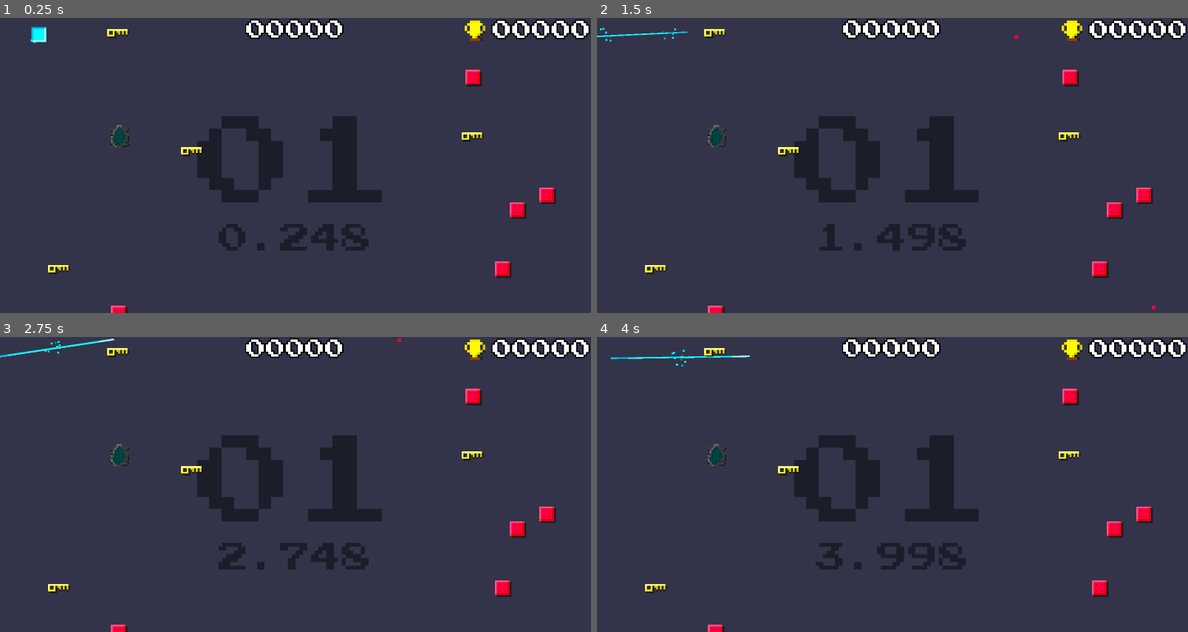
Above: before the commit, frames 1-4 (two rows, left to right).
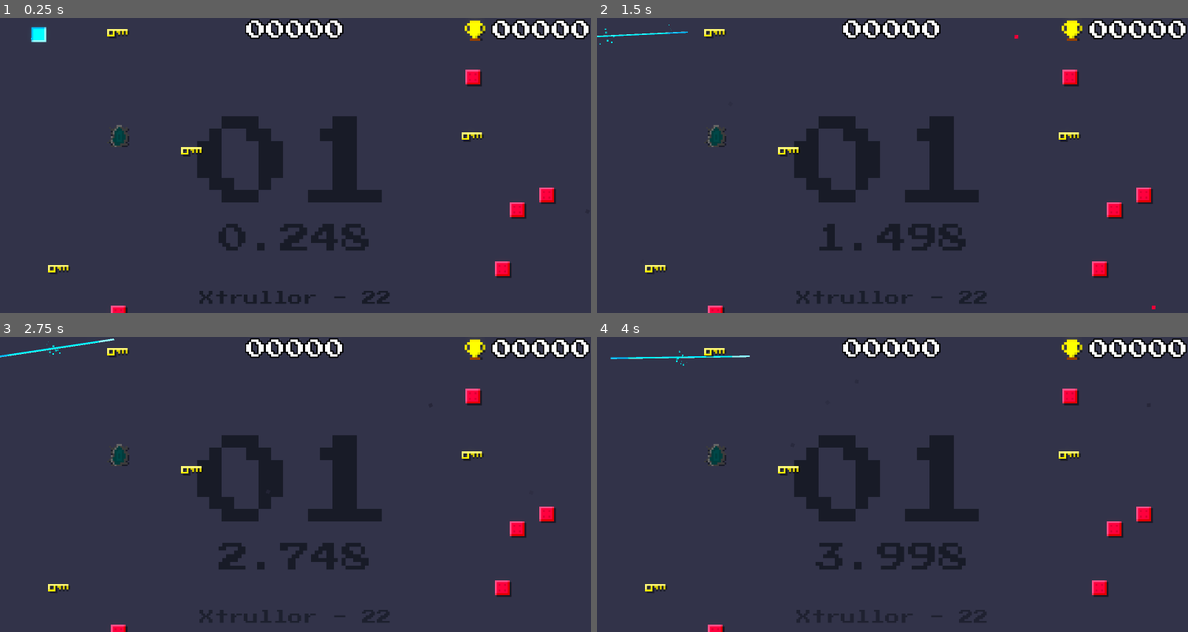
Above: after the commit, the same moments.

Repository: veprogames/gododger
Game: Godot game, scene res://level/level.tscn
Two runs of this game, one before a commit and one after it. Both use one fixed random seed, a clock stepped at 60 frames per second and the inputs below.
Inputs (mouse positions are in pixels of both pictures, inside the frame that each line leads up to):
- Up to frame 1 (0.25 s): no input
- Up to frame 2 (1.5 s): move the mouse to (922, 165) at 0.52 s; move the mouse to (862, 165) at 1.27 s
- Up to frame 3 (2.75 s): move the mouse to (307, 478) at 2.02 s
- Up to frame 4 (4 s): move the mouse to (886, 490) at 2.77 s; move the mouse to (933, 487) at 3.52 s

The runs differ from the first frame. In frame 1, 0.4% of the frame differs, in the area x 5-66%, y 6-97%; in frame 2, 0.4%; in frame 3, 0.4%, in the area x 7-68%, y 0-97%; in frame 4, 0.4%.

Commit message:
music syncronization

Diff:
--- a/behavior/behavior.gd
+++ b/behavior/behavior.gd
@@ -2,7 +2,7 @@
 extends Node
 
 @export var enemy: Enemy
-@export var bpm: int = 128
+@export var bpm: int = 222
 ## used in conjunction of stage lvl to calc
 ## scaling difficulty
 @export var level: int
@@ -14,4 +14,4 @@
 
 ## How many times per second based on bpm
 func get_bpm_rate() -> float:
-	return 60.0 / bpm
+	return bpm / 60.0
--- a/behavior/shoot/periodic_shoot_behavior.gd
+++ b/behavior/shoot/periodic_shoot_behavior.gd
@@ -16,7 +16,7 @@
 	bullet_speed = 75.0 + 0.5 * level
 	rotate_speed = randf_range(-PI / 20, PI / 20) * level
 
-	timer.wait_time = 0.5 / (get_bpm_rate() * speed)
+	timer.wait_time = 2 / (get_bpm_rate() * speed)
 
 func shoot_pattern() -> void:
 	enemy.play_shoot_animation()
--- /dev/null
+++ b/default_bus_layout.tres
@@ -0,0 +1,9 @@
+[gd_resource type="AudioBusLayout" load_steps=2 format=3 uid="uid://c62rkgm5h6y04"]
+
+[sub_resource type="AudioEffectSpectrumAnalyzer" id="AudioEffectSpectrumAnalyzer_raobf"]
+resource_name = "SpectrumAnalyzer"
+fft_size = 0
+
+[resource]
+bus/0/effect/0/effect = SubResource("AudioEffectSpectrumAnalyzer_raobf")
+bus/0/effect/0/enabled = true
--- a/enemyspawner/enemy_spawner.gd
+++ b/enemyspawner/enemy_spawner.gd
@@ -53,6 +53,7 @@
 		enemy.position = pos
 		for b in behaviors:
 			enemy.add_child(b)
+			b.bpm = level.get_bpm()
 		emit_signal("node_spawned", enemy)
 
 func spawn_nextlevel():
--- a/level/level.gd
+++ b/level/level.gd
@@ -11,6 +11,7 @@
 var highscore := 0
 
 @onready var spawner := $EnemySpawner as EnemySpawner
+@onready var music_player := $MusicPlayer as AudioStreamPlayer
 @onready var container_objects := $Objects
 @onready var container_keys := $Keys
 
@@ -66,3 +67,7 @@
 	keys_left.erase(key)
 	if len(keys_left) == 0:
 		everything_collected.emit()
+
+func get_bpm() -> int:
+	var stream = music_player.stream as AudioStreamOggVorbis
+	return stream.bpm if stream else 1
--- a/level/level.tscn
+++ b/level/level.tscn
@@ -6,6 +6,44 @@
 [ext_resource type="PackedScene" uid="uid://b3sfwgdvwgcs8" path="res://enemy/enemy.tscn" id="3_wgvs2"]
 [ext_resource type="PackedScene" uid="uid://c11qqxbj740as" path="res://nextlevel/next_level.tscn" id="5_kkr4l"]
 [ext_resource type="PackedScene" uid="uid://bu1132gssq8ij" path="res://ui/ui.tscn" id="6_1rctm"]
+[ext_resource type="AudioStream" uid="uid://dkrjj6w050t2m" path="res://music/22.ogg" id="7_6tw4s"]
+[ext_resource type="PackedScene" uid="uid://f71l5tvqj3os" path="res://musicsyncer/music_syncer.tscn" id="8_0ojrb"]
+
+[sub_resource type="Gradient" id="Gradient_hlobh"]
+offsets = PackedFloat32Array(0.0222222, 0.281481, 1)
+colors = PackedColorArray(1, 1, 1, 0, 1, 1, 1, 1, 1, 1, 1, 0)
+
+[sub_resource type="GradientTexture1D" id="GradientTexture1D_338jt"]
+gradient = SubResource("Gradient_hlobh")
+
+[sub_resource type="ParticleProcessMaterial" id="ParticleProcessMaterial_40tj0"]
+emission_shape = 3
+emission_box_extents = Vector3(250, 150, 1)
+particle_flag_disable_z = true
+spread = 180.0
+gravity = Vector3(0, 0, 0)
+initial_velocity_min = 10.0
+initial_velocity_max = 10.0
+orbit_velocity_min = 0.0
+orbit_velocity_max = 0.0
+angle_min = -720.0
+angle_max = 720.0
+scale_min = 2.0
+scale_max = 2.0
+color = Color(0.156863, 0.156863, 0.227451, 1)
+color_ramp = SubResource("GradientTexture1D_338jt")
+
+[sub_resource type="Environment" id="Environment_pddc8"]
+background_mode = 3
+glow_enabled = true
+glow_levels/3 = 0.0
+glow_levels/5 = 0.0
+glow_levels/6 = 1.0
+glow_levels/7 = 1.0
+glow_intensity = 1.0
+glow_strength = 1.25
+glow_blend_mode = 0
+glow_hdr_threshold = 0.6
 
 [node name="Level" type="Node2D"]
 script = ExtResource("1_v1ekr")
@@ -13,6 +51,10 @@
 [node name="Player" parent="." node_paths=PackedStringArray("camera") instance=ExtResource("1_5ibnl")]
 position = Vector2(-139, -71)
 camera = NodePath("../Camera2D")
+
+[node name="GPUParticles2D2" type="GPUParticles2D" parent="Player"]
+position = Vector2(139, 71)
+process_material = SubResource("ParticleProcessMaterial_40tj0")
 
 [node name="Camera2D" type="Camera2D" parent="."]
 zoom = Vector2(6, 6)
@@ -43,6 +85,17 @@
 
 [node name="Keys" type="Node2D" parent="."]
 
+[node name="MusicPlayer" type="AudioStreamPlayer" parent="."]
+stream = ExtResource("7_6tw4s")
+autoplay = true
+
+[node name="WorldEnvironment" type="WorldEnvironment" parent="."]
+environment = SubResource("Environment_pddc8")
+
+[node name="MusicSyncer" parent="." node_paths=PackedStringArray("environment", "camera") instance=ExtResource("8_0ojrb")]
+environment = NodePath("../WorldEnvironment")
+camera = NodePath("../Camera2D")
+
 [connection signal="died" from="Player" to="." method="_on_player_died"]
 [connection signal="finished" from="Player" to="." method="_on_player_finished"]
 [connection signal="key_collected" from="Player" to="." method="_on_player_key_collected"]
--- /dev/null
+++ b/musicsyncer/music_syncer.gd
@@ -0,0 +1,16 @@
+extends Node2D
+
+@export var environment: WorldEnvironment
+@export var camera: Camera2D
+var analyzer := AudioServer.get_bus_effect_instance(0, 0) as AudioEffectSpectrumAnalyzerInstance
+
+func _ready() -> void:
+	if not analyzer:
+		push_warning("Spectrum Analyzer not found!")
+
+# Called every frame. 'delta' is the elapsed time since the previous frame.
+func _process(_delta: float) -> void:
+	if analyzer:
+		var intensity := analyzer.get_magnitude_for_frequency_range(20, 20000).length()
+		environment.environment.glow_strength = 1.1 + intensity * 0.7
+		camera.offset = Vector2(randf_range(-1, 1), randf_range(-1, 1)) * intensity
--- /dev/null
+++ b/musicsyncer/music_syncer.tscn
@@ -0,0 +1,6 @@
+[gd_scene load_steps=2 format=3 uid="uid://f71l5tvqj3os"]
+
+[ext_resource type="Script" path="res://musicsyncer/music_syncer.gd" id="1_yxdoh"]
+
+[node name="MusicSyncer" type="Node2D"]
+script = ExtResource("1_yxdoh")
--- a/player/player.tscn
+++ b/player/player.tscn
@@ -14,6 +14,13 @@
 [sub_resource type="GradientTexture1D" id="GradientTexture1D_2hrin"]
 gradient = SubResource("Gradient_bqu5e")
 
+[sub_resource type="Curve" id="Curve_adx7a"]
+_data = [Vector2(0, 1), 0.0, 0.0, 0, 0, Vector2(1, 0), 0.0, 0.0, 0, 0]
+point_count = 2
+
+[sub_resource type="CurveTexture" id="CurveTexture_el28u"]
+curve = SubResource("Curve_adx7a")
+
 [sub_resource type="ParticleProcessMaterial" id="ParticleProcessMaterial_42l57"]
 emission_shape = 3
 emission_box_extents = Vector3(4, 4, 1)
@@ -24,6 +31,7 @@
 initial_velocity_max = 2.0
 orbit_velocity_min = 0.0
 orbit_velocity_max = 0.0
+scale_curve = SubResource("CurveTexture_el28u")
 color = Color(0, 1, 1, 1)
 color_ramp = SubResource("GradientTexture1D_2hrin")
 
@@ -42,9 +50,10 @@
 
 [node name="GPUParticles2D" type="GPUParticles2D" parent="."]
 z_index = -1
-amount = 12
+amount = 16
 process_material = SubResource("ParticleProcessMaterial_42l57")
 lifetime = 0.4
+fixed_fps = 60
 
 [node name="SafeZone" parent="." instance=ExtResource("3_ggu7b")]
 shape = SubResource("CircleShape2D_76ldr")
--- a/ui/ui.gd
+++ b/ui/ui.gd
@@ -4,6 +4,7 @@
 @onready var label_level := $LabelLevel as Label
 @onready var label_timer := $LabelTimer as Label
 @onready var label_score := $LabelScore as Label
+@onready var label_song := $LabelSong as Label
 @onready var label_highscore := $HBoxContainer/LabelHighscore as Label
 
 func _ready() -> void:
@@ -11,6 +12,9 @@
 	label_level.text = "%02d" % (level.level + 1)
 	level.connect("level_changed", _on_level_changed)
 	level.game_restarted.connect(update_highscore)
+
+	var tween := create_tween()
+	tween.tween_property(label_song, "modulate", Color.TRANSPARENT, 15)
 
 func _process(_delta: float) -> void:
 	label_timer.text = "%.3f" % level.elapsed
--- a/ui/ui.tscn
+++ b/ui/ui.tscn
@@ -43,6 +43,20 @@
 theme = ExtResource("2_pe3km")
 text = "0:00.000"
 
+[node name="LabelSong" type="Label" parent="."]
+anchors_preset = -1
+anchor_left = 0.5
+anchor_top = 0.95
+anchor_right = 0.5
+anchor_bottom = 0.95
+offset_left = -63.0
+offset_right = 63.0
+grow_horizontal = 2
+grow_vertical = 2
+theme = ExtResource("2_pe3km")
+theme_override_font_sizes/font_size = 48
+text = "Xtrullor - 22"
+
 [node name="LabelScore" type="Label" parent="."]
 anchors_preset = 5
 anchor_left = 0.5
Not shown: 1 places in level/level.tscn that only renumber resources
Not shown, added: music/22.ogg.import
Not shown, added: music/Xtrullor - 22.mp3.import
Not shown: 1 places in player/player.tscn that only renumber resources
Not shown, added: music/22.ogg
